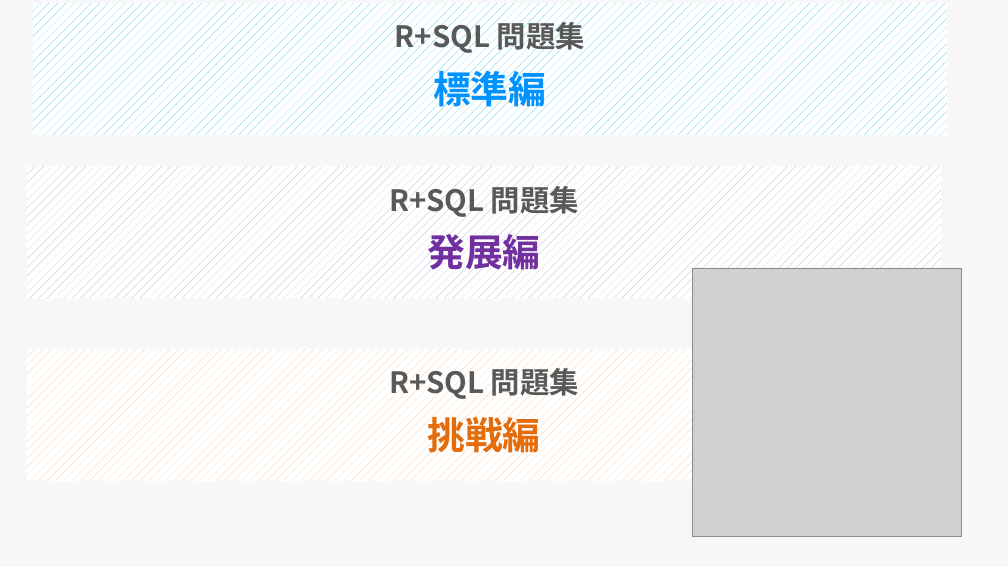
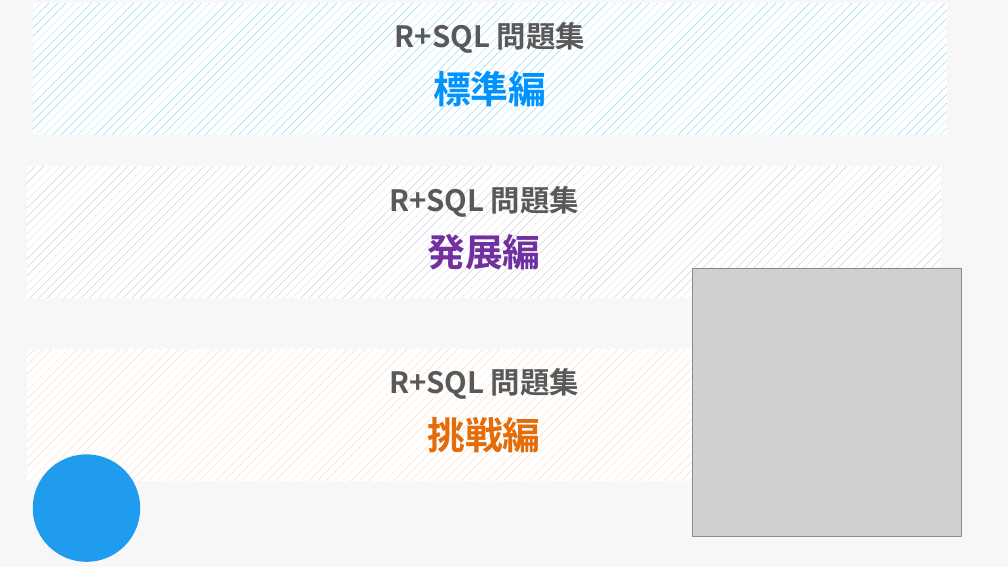
Before and after one commit to 14jcjc/tech-blog, a slide deck: slide 4 of _memo/100knocks.pptx. Drawn at 1008x567 pixels with LibreOffice and Linux fonts; fonts in the diff are those of the drawing; grey boxes stand for pictures. Boxes give left, top, right and bottom in pixels: in the first picture for what was removed or moved away, otherwise in the second. Text is boxed around its words. In the diff, an @@ line names an element or a change of style, - is before the commit and + after.

```diff
--- a/_memo/100knocks.pptx
+++ b/_memo/100knocks.pptx
@@ ellipse added at [33,454,140,562], fill #209CEE @@
```
Also in this commit, not shown: 2 slides added.
